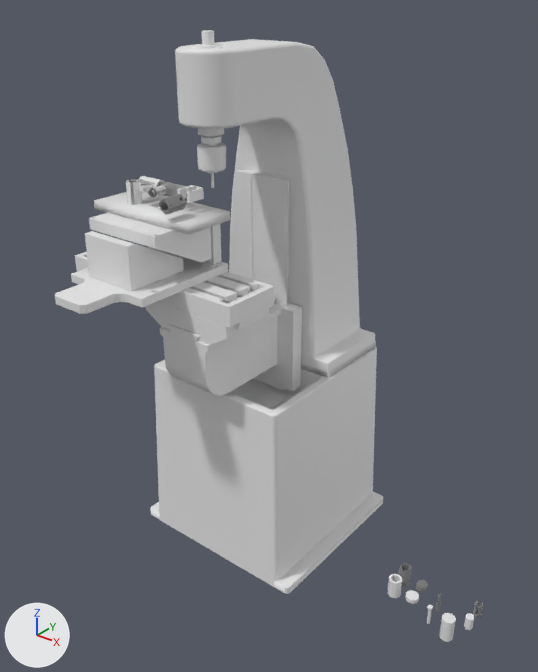
Before and after pictures for a commit that changed the Blender file CNC3Axis/CNC3Axis.blend.
Rendered twice from a 50 mm lens placed at (1091.0, -1359.0, 1401.0), pointed at (118.0, -144.0, 647.0). Every picture has the same lights, and +X, +Y and +Z are marked at lower left. The first picture is the older version. Both versions are drawn at frame 1222 of the action 'Action'; the numbers are the values there.

Names of what the first picture shows: 'AxisX', 'AxisY', 'AxisZ', 'AxisZ.Base', 'AxisZ.Base.B', 'Foil.Base', 'Kokubo.AxisZ', 'Kokubo.Base', 'Kokubo.Spindle' and 19 more.
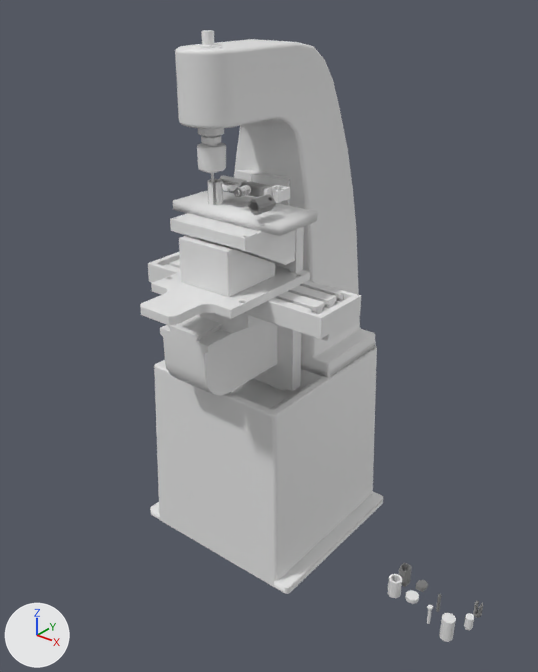
ob_axisz_group is not drawn itself; it is the parent of ob_axisz_base, ob_axisz, ob_axisz_base_b.
ob_foil_group is not drawn itself; it is the parent of ob_foil_base, ob_foil_a1, ob_foil_ab1, ob_foil_ab2, ob_foil_b1, ob_foil_d1, ob_product_d_001, ob_product_b_001.

Patch to the scene script:
```diff
--- a/CNC3Axis/CNC3Axis.blend.py
+++ b/CNC3Axis/CNC3Axis.blend.py
@@ ob_axisz_group @@
 ob_axisz_group = bpy.data.objects.new('AxisZ.Group', None)
-ob_axisz_group.location = (-117.0, -145.0, 778.0)
+ob_axisz_group.location = (63.9, -71.33, 778.0)
@@ ob_axisz @@
 ob_axisz.parent = ob_axisz_group
-ob_axisz.location = (0.0, 0.0, 1.0)
+ob_axisz.location = (0.0, 0.0, 16.0)
 _m = ob_axisz.modifiers.new('Bevel', 'BEVEL')
@@ ob_axisx @@
 ob_axisx = bpy.data.objects.new('AxisX', me_axisx)
-ob_axisx.location = (-117.0, -48.0, -30.0)
+ob_axisx.location = (64.0, 26.0, -30.0)
 _m = ob_axisx.modifiers.new('Bevel', 'BEVEL')
@@ ob_axisy @@
 ob_axisy = bpy.data.objects.new('AxisY', me_axisy)
-ob_axisy.location = (0.0, -48.0, -30.0)
+ob_axisy.location = (0.0, 26.0, -30.0)
 _m = ob_axisy.modifiers.new('Bevel', 'BEVEL')
@@ ob_axisz_base_b @@
 ob_axisz_base_b.parent = ob_axisz_group
-ob_axisz_base_b.location = (0.0, 2.0, 0.0)
+ob_axisz_base_b.location = (0.0, 32.0, 0.0)
 _m = ob_axisz_base_b.modifiers.new('Bevel', 'BEVEL')
@@ ob_foil_group @@
 ob_foil_group = bpy.data.objects.new('Foil.Group', None)
-ob_foil_group.location = (-117.0, -273.0, 915.0)
+ob_foil_group.location = (63.9, -199.3, 930.0)
```

Boxes (x1, y1, x2, y2) around the edits, measured in the pictures (538 x 672 px):
'AxisX', moved: before (75, 252, 274, 330); after (148, 252, 361, 341)
'AxisZ.Base', moved: before (55, 224, 228, 314); after (140, 227, 310, 325)
'AxisZ.Base.B', moved: before (85, 231, 184, 291); after (179, 236, 275, 297)
'AxisZ', moved: before (89, 213, 212, 262); after (170, 213, 296, 265)
'Foil.Base', moved: before (94, 191, 230, 235); after (173, 190, 318, 236)
'AxisY', moved: before (146, 302, 270, 345); after (197, 313, 262, 334)
'Product.A.002', moved: before (159, 194, 187, 215); after (248, 194, 276, 215)
'Fixture.Foil.D1', moved: before (177, 185, 204, 203); after (264, 185, 290, 203)
'Foil.A1', moved: before (126, 180, 142, 205); after (208, 179, 223, 205)
'Product.A.004', moved: before (160, 182, 183, 197); after (243, 181, 268, 197)
'Foil.AB1', moved: before (139, 176, 165, 192); after (220, 175, 248, 193)
'Foil.B1', moved: before (139, 183, 154, 191); after (222, 182, 238, 191)
'Product.A.001', moved: before (126, 179, 140, 205); after (207, 179, 220, 205)
'Product.D.001', moved: before (148, 186, 166, 197); after (234, 186, 251, 197)
'Foil.D1', moved: before (149, 185, 166, 197); after (234, 185, 251, 197)
'Product.B.003', moved: before (175, 186, 186, 195); after (261, 185, 271, 196)
'Product.A.003', moved: before (138, 179, 153, 183); after (219, 178, 236, 192)
'Product.B.001', moved: before (140, 183, 152, 191); after (222, 182, 236, 191)
'Product.B.002', moved (not visible before): after (236, 181, 246, 187)
